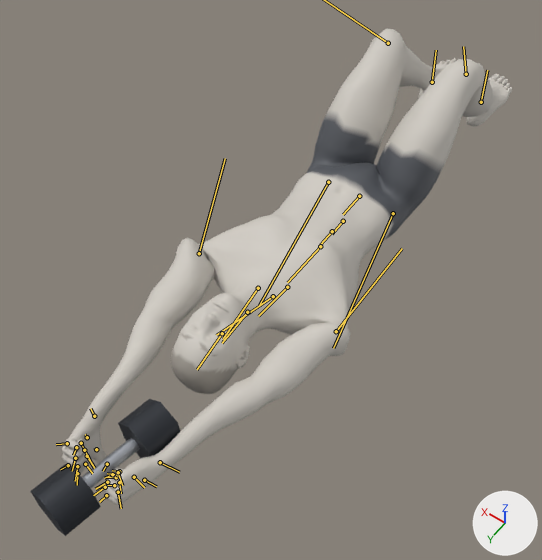
Renders of the glTF model exports/dumbbell-overhead-crunch.glb from each side of a commit.
Before and after are seen from a camera (50 mm lens) standing at (-0.702, 1.445, 1.712) and looking at (0.031, 0.418, 0.099). Arrows for +X, +Y and +Z are at lower right; the lights stay in place. The picture after the commit comes second. Both versions are drawn at frame 98 of the action 'dumbbell-overhead-crunch'; the numbers are the values there. The bones that change, and the others that lie on the model, are drawn over the model as lines.
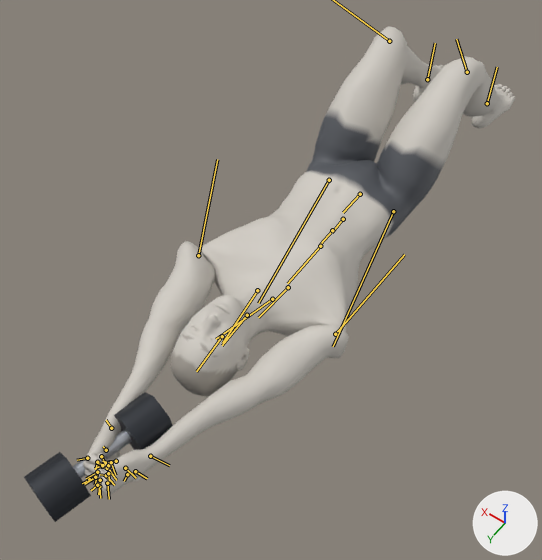
ob_dbr_right is not drawn itself; it is the parent of ob_mesh_1, ob_mesh_2, ob_mesh_3.

Boxes (x1, y1, x2, y2) around the edits, measured in the pictures (542 x 560 px):
'Mesh_0', posed
    before: (62, 28, 512, 505)
    after: (83, 27, 515, 495)
'Mesh_3', posed
    before: (30, 464, 101, 536)
    after: (24, 452, 91, 522)
'Mesh_2', posed
    before: (118, 399, 180, 458)
    after: (114, 392, 173, 450)
'Mesh_1', posed
    before: (82, 438, 140, 488)
    after: (73, 430, 132, 478)
bone 'pelvis', root to tip
    before: (359, 196) to (343, 214)
    after: (360, 194) to (343, 212)
bone 'spine_01', root to tip
    before: (343, 221) to (332, 234)
    after: (343, 219) to (332, 232)
bone 'upperarm_l', root to tip
    before: (199, 253) to (225, 158)
    after: (198, 255) to (217, 159)
bone 'upperarm_r', root to tip
    before: (336, 331) to (402, 248)
    after: (335, 334) to (404, 254)
bone 'neck_01', root to tip
    before: (247, 312) to (222, 343)
    after: (247, 315) to (222, 345)
bone 'thigh_l', root to tip
    before: (328, 182) to (259, 305)
    after: (329, 180) to (258, 303)
bone 'foot_l', root to tip
    before: (432, 82) to (436, 50)
    after: (427, 79) to (435, 43)
bone 'thigh_r', root to tip
    before: (393, 213) to (333, 348)
    after: (393, 211) to (333, 346)
bone 'calf_r', root to tip
    before: (466, 74) to (463, 46)
    after: (467, 72) to (456, 39)
bone 'foot_r', root to tip
    before: (481, 102) to (487, 70)
    after: (487, 103) to (497, 67)

The change, as a diff of the scene's bpy script:
```diff
--- a/exports/dumbbell-overhead-crunch.glb.py
+++ b/exports/dumbbell-overhead-crunch.glb.py
@@ bone_pelvis @@
 bone_pelvis = bpy.data.objects['Body'].pose.bones['pelvis']  # child of 'Root'
-bone_pelvis.location = (-0.01, -0.879, 0.0)
-bone_pelvis.rotation_quaternion = (0.716, 0.0, 0.0, 0.698)  # degrees (0, 0, 89)
+bone_pelvis.location = (-0.01, -0.87, 0.0)
+bone_pelvis.rotation_quaternion = (0.709, 0.0, 0.0, 0.705)  # degrees (0, 0, 90)
@@ bone_spine_01 @@
 bone_spine_01 = bpy.data.objects['Body'].pose.bones['spine_01']  # child of 'pelvis'
-bone_spine_01.rotation_quaternion = (1.0, 0.0, 0.0, 0.031)  # degrees (0, 0, 3)
+bone_spine_01.rotation_quaternion = (0.999, 0.0, 0.0, 0.04)  # degrees (0, 0, 5)
@@ bone_upperarm_l @@
 bone_upperarm_l = bpy.data.objects['Body'].pose.bones['upperarm_l']  # child of 'clavicle_l'
-bone_upperarm_l.rotation_quaternion = (0.236, 0.632, 0.325, -0.663)  # degrees (86, 98, -47)
+bone_upperarm_l.rotation_quaternion = (0.209, 0.639, 0.348, -0.654)  # degrees (73, 101, -60)
@@ bone_upperarm_r @@
 bone_upperarm_r = bpy.data.objects['Body'].pose.bones['upperarm_r']  # child of 'clavicle_r'
-bone_upperarm_r.rotation_quaternion = (0.236, -0.632, -0.325, -0.663)  # degrees (-86, -98, -47)
+bone_upperarm_r.rotation_quaternion = (0.209, -0.639, -0.348, -0.654)  # degrees (-73, -101, -60)
@@ bone_neck_01 @@
 bone_neck_01 = bpy.data.objects['Body'].pose.bones['neck_01']  # child of 'spine_04'
-bone_neck_01.rotation_quaternion = (0.993, 0.0, 0.0, 0.12)  # degrees (0, 0, 14)
+bone_neck_01.rotation_quaternion = (0.995, 0.0, 0.0, 0.098)  # degrees (0, 0, 11)
@@ bone_thigh_l @@
 bone_thigh_l = bpy.data.objects['Body'].pose.bones['thigh_l']  # child of 'pelvis'
-bone_thigh_l.rotation_quaternion = (0.931, -0.031, 0.002, 0.363)  # degrees (-3, 1, 43)
+bone_thigh_l.rotation_quaternion = (0.938, -0.032, 0.002, 0.345)  # degrees (-3, 1, 40)
@@ bone_calf_l @@
 bone_calf_l = bpy.data.objects['Body'].pose.bones['calf_l']  # child of 'thigh_l'
-bone_calf_l.rotation_quaternion = (0.738, -0.03, 0.086, -0.668)  # degrees (-9, 5, -85)
+bone_calf_l.rotation_quaternion = (0.744, -0.014, 0.071, -0.665)  # degrees (-7, 5, -84)
@@ bone_foot_l @@
 bone_foot_l = bpy.data.objects['Body'].pose.bones['foot_l']  # child of 'calf_l'
-bone_foot_l.rotation_quaternion = (0.943, 0.091, 0.0, -0.319)  # degrees (10, 3, -37)
+bone_foot_l.rotation_quaternion = (0.917, 0.067, 0.0, -0.393)  # degrees (7, 3, -46)
@@ bone_thigh_r @@
 bone_thigh_r = bpy.data.objects['Body'].pose.bones['thigh_r']  # child of 'pelvis'
-bone_thigh_r.rotation_quaternion = (0.931, 0.031, -0.002, 0.363)  # degrees (3, -1, 43)
+bone_thigh_r.rotation_quaternion = (0.938, 0.032, -0.002, 0.345)  # degrees (3, -1, 40)
@@ bone_calf_r @@
 bone_calf_r = bpy.data.objects['Body'].pose.bones['calf_r']  # child of 'thigh_r'
-bone_calf_r.rotation_quaternion = (0.738, 0.03, -0.086, -0.668)  # degrees (9, -5, -85)
+bone_calf_r.rotation_quaternion = (0.744, 0.014, -0.071, -0.665)  # degrees (7, -5, -84)
@@ bone_foot_r @@
 bone_foot_r = bpy.data.objects['Body'].pose.bones['foot_r']  # child of 'calf_r'
-bone_foot_r.rotation_quaternion = (0.943, -0.091, 0.0, -0.319)  # degrees (-10, -3, -37)
+bone_foot_r.rotation_quaternion = (0.917, -0.067, 0.0, -0.393)  # degrees (-7, -3, -46)
```
